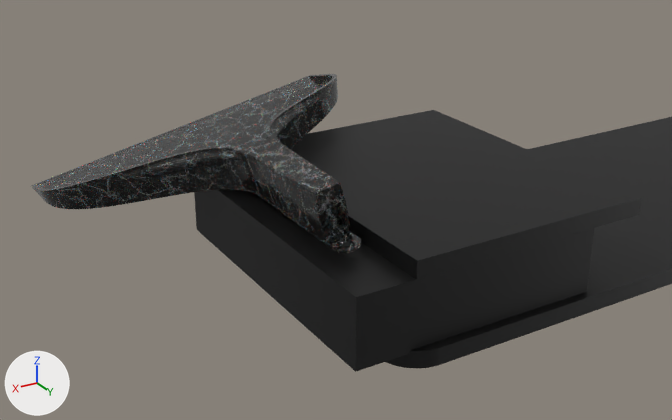
An edit to the Blender file dustpanOnTray.blend, drawn before and after from the same camera.
Camera for both pictures: a 50 mm camera at (9.5, 8.25, 4.97) aimed at (4.32, -0.38, 0.65). Lighting does not change. The marker at lower left points along +X, +Y and +Z.
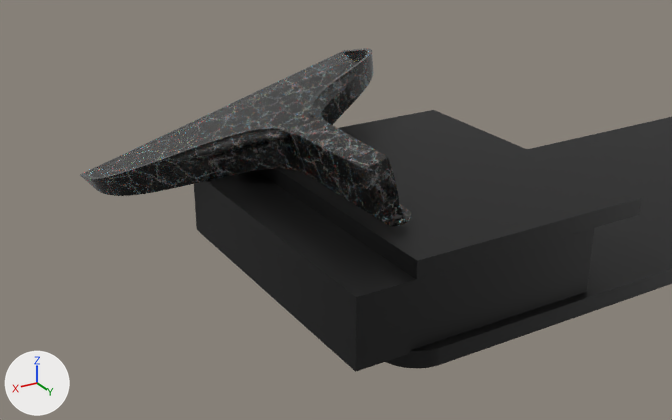
Commit message: tweaked dustpan

Location of each change, [x1, y1, x2, y2] in pixels of the pictures (672 x 420 px):
'dustpan', moved, turned
    before: [31, 74, 361, 254]
    after: [80, 48, 412, 226]

What the commit changed:
Object 'dustpan' (ob_dustpan) moves from (5.064, 0.406, 0.995) to (4.461, 0.406, 1.156).
Object 'dustpan' (ob_dustpan) turns from (0, 12, 0) to (0, 16, 0) degrees about x, y and z.
